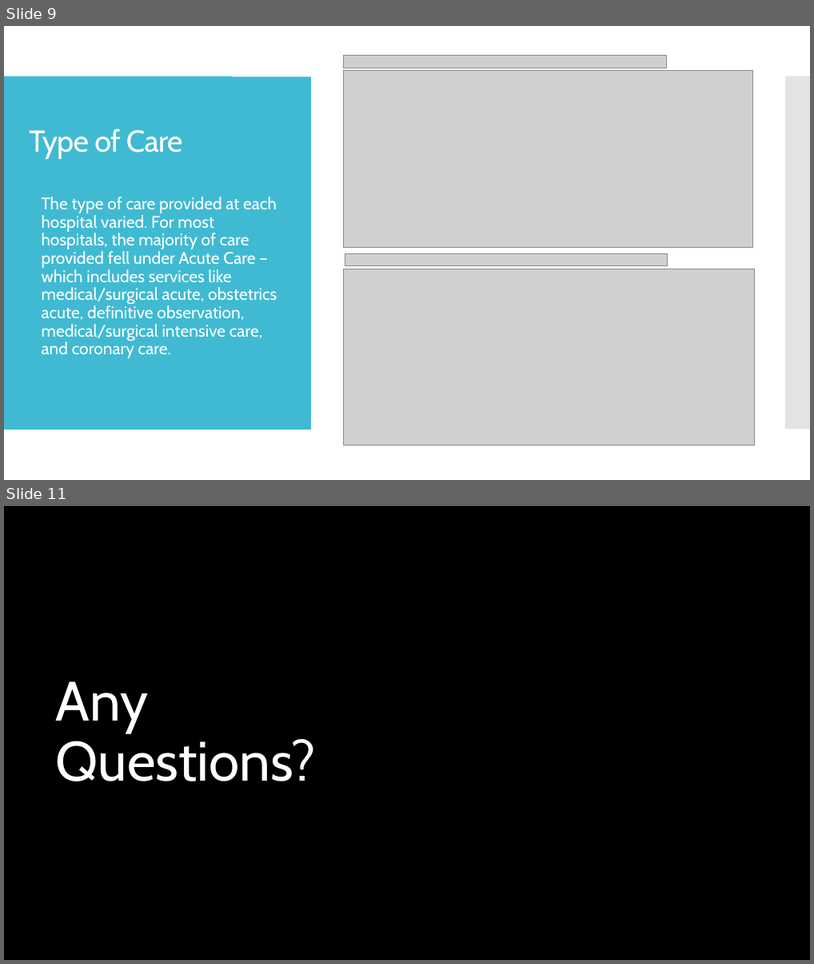
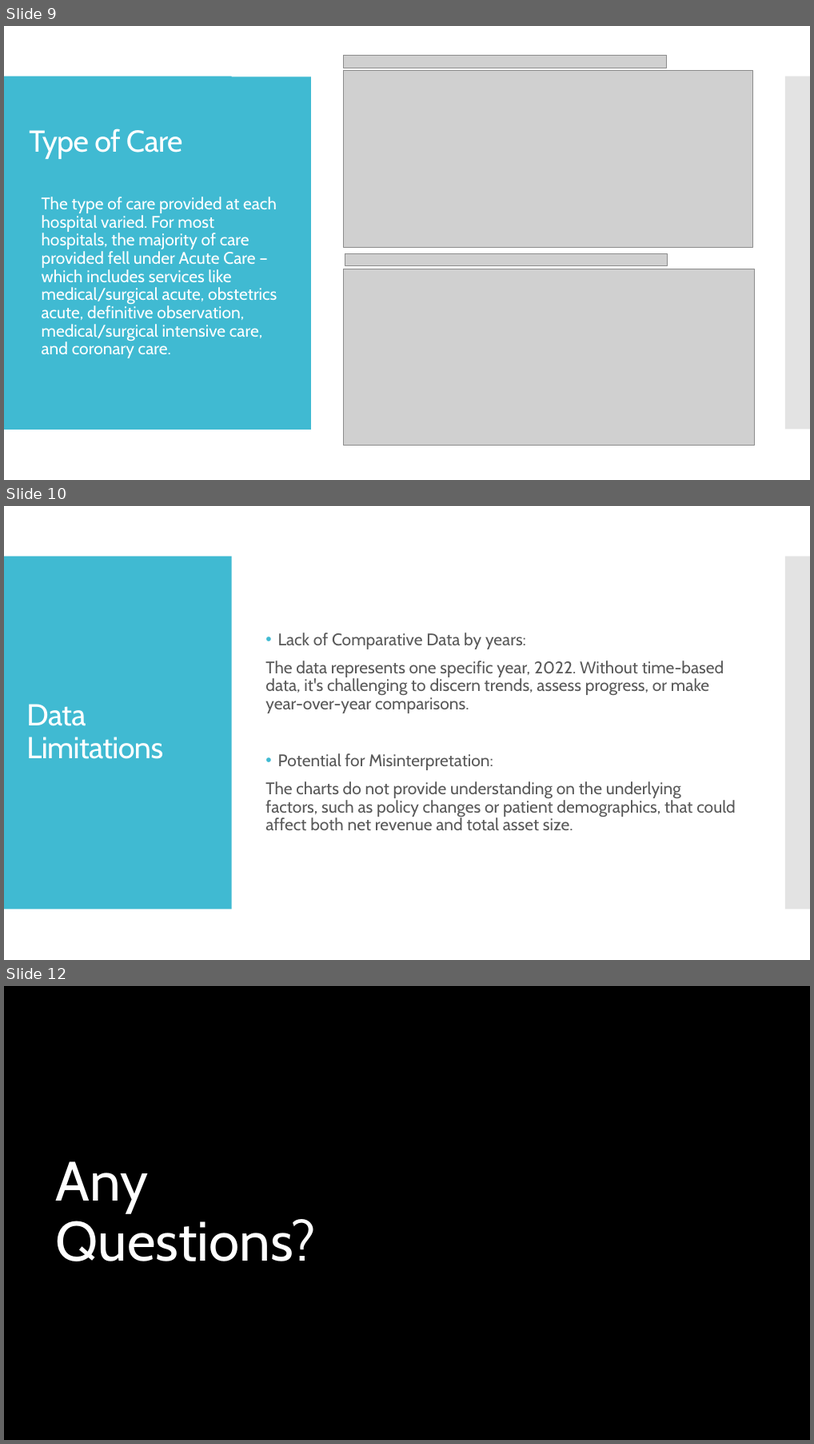
Before and after one commit to manuel-sosa/project3_data_viz, a slide deck: Jenae/Project 3 - California Hospital Performance Comparison.pptx. Shown one above the other, each under a label of ours: slides 9 and 11 before the commit, slides 9, 10 and 12 after it; the slides between them are not shown. The pictures are 814x964 and 814x1444 pixels, drawn with LibreOffice and Linux fonts; fonts in the diff are those of the drawing; grey boxes stand for pictures; background and template pictures are left out. Boxes give left, top, right and bottom in pixels: in the first picture for what was removed or moved away, otherwise in the second. Text is boxed around its words. In the diff, an @@ line names an element or a change of style, - is before the commit and + after.

```diff
--- a/Jenae/Project 3 - California Hospital Performance Comparison.pptx
+++ b/Jenae/Project 3 - California Hospital Performance Comparison.pptx
@@ slide 10 added at bbox=[4, 506, 810, 960], background #FFFFFF; not listed: 2 template elements that a slide beside it also shows @@
@@ text added at bbox=[266, 632, 735, 830], 20 pt, text #595959 @@
+• Lack of Comparative Data by years:
+The data represents one specific year, 2022. Without time-based data, it's challenging to discern trends, assess progress, or make year-over-year comparisons.
+• Potential for Misinterpretation:
+The charts do not provide understanding on the underlying factors, such as policy changes or patient demographics, that could affect both net revenue and total asset size.
@@ title added at bbox=[26, 704, 163, 759], 36 pt, text #FFFFFF @@
+Data Limitations
@@ what was slide 11 is now slide 12 @@
```
Also in this commit, not shown: 1 slide changed, 1 other slide added, 1 slide removed, 1 other file.
